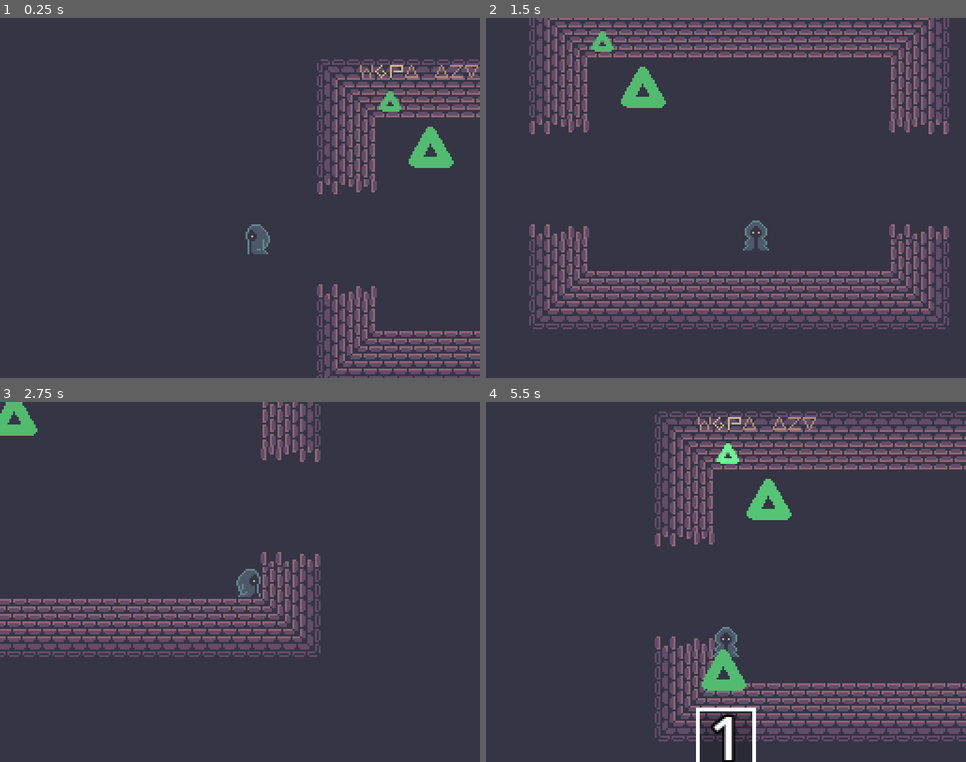
Above: before the commit, frames 1-4 (two rows, left to right).
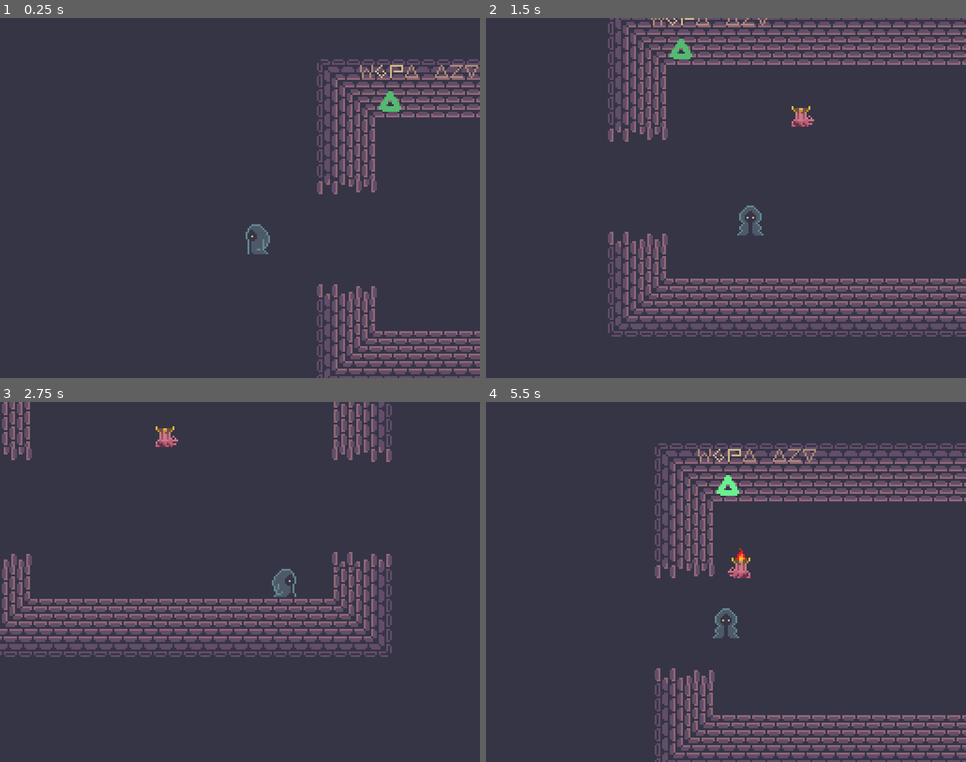
Above: after the commit, the same moments.

Repository: JoshuaKlot/gdg-game-jam-5
Game: Godot game, scene res://scene/game.tscn
Two runs of this game, one before a commit and one after it. Both use one fixed random seed, a clock stepped at 60 frames per second and the inputs below.
Inputs:
- Up to frame 1 (0.25 s): no input
- Up to frame 2 (1.5 s): tap Enter at 0.5 s; hold D (p_right) 0.53-1.28 s; hold 1 (cast_slot0) 0.53-1.28 s; tap E (p_collect) at 0.8, 1.35 s; hold S (p_down) from 1.28 s (still down)
- Up to frame 3 (2.75 s): tap 1 (cast_slot0) at 1.55 s; release S (p_down) at 2.03 s; hold D (p_right) from 2.03 s (still down); hold 1 (cast_slot0) from 2.03 s (still down); tap E (p_collect) at 2.3 s
- Up to frame 4 (5.5 s): release D (p_right) at 2.78 s; release 1 (cast_slot0) at 2.78 s; hold W (p_up) 2.78-3.53 s; tap Space (p_cast) at 2.85 s; tap 1 (cast_slot0) at 3.05, 4.35 s; hold E (p_collect) 3.53-4.28 s; hold A (p_left) 3.53-5.03 s; hold S (p_down) from 5.03 s (still down); hold E (p_collect) from 5.03 s (still down)

The runs differ from the first frame. In frame 1, 0.6% of the frame differs, in the area x 85-95%, y 30-42%; in frame 2, 21%; in frame 3, 11%; in frame 4, 21%, in the area x 35-100%, y 2-100%.

Commit message:
torchfrog!
better handling of fire spell

Diff:
--- a/globals.gd
+++ b/globals.gd
@@ -17,6 +17,7 @@
 var spell_scenes: Dictionary[int, PackedScene] = {
 	Spell.FIRE: preload("res://scene/fire_spell.tscn")
 }
+signal request_cast_spell(spell: int)
 
 func collect_sigil(s: int) -> bool:
 	if s in collected_sigils:
@@ -40,7 +41,7 @@
 
 
 enum Item {
-	TORCH,
+	TORCHFROG,
 }
 
 var inventory: Dictionary[int, bool] = {}
--- a/project.godot
+++ b/project.godot
@@ -29,6 +29,10 @@
 [global_group]
 
 Flammable=""
+PlayerSpawn=""
+SigilLayer=""
+Player=""
+Doorway=""
 
 [input]
 
--- a/scene/cast_spell.gd
+++ b/scene/cast_spell.gd
@@ -24,3 +24,8 @@
 	elif event.is_action_pressed("cast_cancel") and casting:
 		casting = false
 		visible = false
+
+	if event.is_action_pressed("cast_slot0") and casting:
+		_G.request_cast_spell.emit(0)
+		casting = false
+		visible = false
--- a/scene/fire_spell.gd
+++ b/scene/fire_spell.gd
@@ -2,25 +2,23 @@
 
 
 @export var thrown := false
-@export var lifetime: float = 0.65
-@export var max_scale: float = 2.2
+@export var lifetime: float = 0.4
+@export var max_scale: float = 5
 
 @onready var collision: CollisionShape2D = $CollisionShape2D
 @onready var sprite: Sprite2D = $Sprite2D
 
-var lifetime_inv: float
 var alive_for: float = 0
 
-func _ready() -> void:
-	lifetime_inv = 1 / lifetime
-
 func _physics_process(delta: float) -> void:
+	var ratio := alive_for / lifetime
 	if thrown:
 		pass
 	else:
-		scale = scale.move_toward(Vector2.ONE * max_scale, lifetime_inv * delta)
-		sprite.self_modulate.a = move_toward(sprite.self_modulate.a, 0, lifetime_inv * delta)
+		scale = Vector2.ONE * (max_scale * ratio)
+		sprite.self_modulate.a = 1 - ratio
 
 	alive_for += delta
 	if alive_for >= lifetime:
-		queue_free()
+		#queue_free()
+		pass
--- a/scene/fire_spell.tscn
+++ b/scene/fire_spell.tscn
@@ -8,18 +8,21 @@
 
 [sub_resource type="GradientTexture2D" id="GradientTexture2D_lofvj"]
 gradient = SubResource("Gradient_rvosn")
+width = 32
+height = 32
 fill = 1
 fill_from = Vector2(0.5, 0.5)
 fill_to = Vector2(1, 0.5)
 
 [sub_resource type="CircleShape2D" id="CircleShape2D_lofvj"]
-radius = 32.0
+radius = 8.0
 
 [node name="FireSpell" type="Area2D" groups=["Flaming", "Throwable"]]
 monitoring = false
 script = ExtResource("1_rvosn")
 
 [node name="Sprite2D" type="Sprite2D" parent="."]
+scale = Vector2(0.5, 0.5)
 texture = SubResource("GradientTexture2D_lofvj")
 
 [node name="CollisionShape2D" type="CollisionShape2D" parent="."]
--- a/scene/game.gd
+++ b/scene/game.gd
@@ -33,8 +33,14 @@
 	_G.room_changed.emit()
 	player.set_deferred("process_mode", PROCESS_MODE_INHERIT)
 
+func cast_spell(spell: int) -> void:
+	var new := _G.spell_scenes[spell].instantiate()
+	new.position = player.position
+	add_child(new)
+
 func _ready() -> void:
 	_G.request_room_change.connect(change_room)
+	_G.request_cast_spell.connect(cast_spell)
 
 	player = PLAYER.instantiate()
 	change_room(ENTRANCE)
--- a/scene/player.gd
+++ b/scene/player.gd
@@ -1,8 +1,8 @@
 extends CharacterBody2D
 
 
-const SPEED = 200.0
-const ACCEL = 2400.0
+const SPEED = 140.0
+const ACCEL = 1200.0
 const DECEL = 1000.0
 
 @onready var sprite: AnimatedSprite2D = $AnimatedSprite2D
--- a/scene/rooms/0_entrance.tscn
+++ b/scene/rooms/0_entrance.tscn
@@ -1,7 +1,7 @@
 [gd_scene load_steps=8 format=4 uid="uid://bjqm1moabwhbh"]
 
 [ext_resource type="TileSet" uid="uid://itlf3q1ll4dv" path="res://asset/world_tileset.tres" id="1_4lubp"]
-[ext_resource type="PackedScene" uid="uid://beppvlffivbr4" path="res://scene/torch.tscn" id="2_5a6l5"]
+[ext_resource type="PackedScene" uid="uid://beppvlffivbr4" path="res://scene/torchfrog.tscn" id="2_5a6l5"]
 [ext_resource type="TileSet" uid="uid://bfjqoml6h4qi" path="res://asset/sigil_tilset.tres" id="2_gqe2v"]
 [ext_resource type="PackedScene" uid="uid://dhwyvdf5x2yfu" path="res://scene/doorway.tscn" id="3_gqe2v"]
 [ext_resource type="Script" uid="uid://nbwr5pxdm2jf" path="res://Label_fontmaker.gd" id="3_t4bf8"]
@@ -33,9 +33,6 @@
 tile_map_data = PackedByteArray("AAAMAAUAAAACAAIAAAAMAAQAAAACAAIAAAANAAMAAAACAAIAAAANAAIAAAACAAIAAAANAAEAAAACAAIAAAAOAA …(752 unchanged characters)…
 tile_set = ExtResource("1_4lubp")
 
-[node name="Torch" parent="." instance=ExtResource("2_5a6l5")]
-position = Vector2(126, 32)
-
 [node name="Spawn" type="Node2D" parent="." groups=["PlayerSpawn"]]
 position = Vector2(32, 80)
 
@@ -46,3 +43,6 @@
 [node name="DoorwayExitTorchPuzzle" parent="." instance=ExtResource("4_5a6l5")]
 position = Vector2(256, 80)
 spawn_from = 1
+
+[node name="TorchFrog" parent="." instance=ExtResource("2_5a6l5")]
+position = Vector2(168, 40)
--- a/scene/torch.gd
+++ /dev/null
@@ -1,45 +0,0 @@
-extends AnimatedSprite2D
-
-@onready var area: Area2D = $Area2D
-
-var on_fire := false
-var player: Node2D = null
-var item_glow := 0.0
-
-func _area_entered(a: Area2D) -> void:
-	if a.is_in_group("Flaming"):
-		enflame()
-
-func _body_entered(b: Node2D) -> void:
-	if b.is_in_group("Player"):
-		player = b
-
-func _body_exited(b: Node2D) -> void:
-	if b == player:
-		player = null
-
-func _ready() -> void:
-	area.area_entered.connect(_area_entered)
-	area.body_entered.connect(_body_entered)
-	area.body_exited.connect(_body_exited)
-
-func _unhandled_input(event: InputEvent) -> void:
-	if player == null:
-		return
-
-	if event.is_action_pressed("p_collect"):
-		pass
-
-func _process(delta: float) -> void:
-	if player:
-		item_glow = lerpf(item_glow, 1, delta * 3)
-	else:
-		item_glow = lerpf(item_glow, 0, delta * 2)
-
-	self_modulate = Color.WHITE.lerp(Color(2, 2, 2, 1), item_glow)
-
-func enflame() -> void:
-	if not on_fire:
-		# TODO: ignitiion sfx, play a looping sfx after?
-		on_fire = true
-		animation = "lit"
--- a/scene/torch.tscn
+++ /dev/null
@@ -1,46 +0,0 @@
-[gd_scene load_steps=8 format=3 uid="uid://beppvlffivbr4"]
-
-[ext_resource type="Texture2D" uid="uid://c1vnxeinu0v3u" path="res://asset/environment.png" id="1_icg1l"]
-[ext_resource type="Script" uid="uid://cq81ghyyvy0nf" path="res://scene/torch.gd" id="1_lf4n2"]
-[ext_resource type="Texture2D" uid="uid://du815u4w13fvj" path="res://asset/sigils.png" id="2_36k3j"]
-
-[sub_resource type="AtlasTexture" id="AtlasTexture_36k3j"]
-atlas = ExtResource("1_icg1l")
-region = Rect2(0, 0, 32, 32)
-
-[sub_resource type="AtlasTexture" id="AtlasTexture_icg1l"]
-atlas = ExtResource("2_36k3j")
-region = Rect2(0, 0, 32, 32)
-
-[sub_resource type="SpriteFrames" id="SpriteFrames_gg0gu"]
-animations = [{
-"frames": [{
-"duration": 1.0,
-"texture": SubResource("AtlasTexture_36k3j")
-}],
-"loop": true,
-"name": &"lit",
-"speed": 5.0
-}, {
-"frames": [{
-"duration": 1.0,
-"texture": SubResource("AtlasTexture_icg1l")
-}],
-"loop": true,
-"name": &"unlit",
-"speed": 5.0
-}]
-
-[sub_resource type="RectangleShape2D" id="RectangleShape2D_icg1l"]
-size = Vector2(32, 32)
-
-[node name="Torch" type="AnimatedSprite2D"]
-sprite_frames = SubResource("SpriteFrames_gg0gu")
-animation = &"unlit"
-script = ExtResource("1_lf4n2")
-
-[node name="Area2D" type="Area2D" parent="." groups=["Flammable"]]
-monitorable = false
-
-[node name="CollisionShape2D" type="CollisionShape2D" parent="Area2D"]
-shape = SubResource("RectangleShape2D_icg1l")
--- /dev/null
+++ b/scene/torchfrog.gd
@@ -0,0 +1,69 @@
+extends Sprite2D
+
+
+const LEASH_DIST_SQ := 42.0 ** 2
+
+@onready var area: Area2D = $Area2D
+
+var on_fire := false
+var player: Node2D = null
+var item_glow := 0.0
+var jump_tween: Tween = null
+
+func _area_entered(a: Area2D) -> void:
+	if a.is_in_group("Flaming"):
+		enflame()
+
+func room_changed() -> void:
+	if !player:
+		return
+
+	if jump_tween:
+		jump_tween.stop()
+
+	#top_level = false
+	#position = Vector2.ZERO
+	position = player.position + Vector2(randf() * 8, randf() * 8)
+
+func _ready() -> void:
+	if _G.inventory.has(_G.Item.TORCHFROG):
+		queue_free()
+		return
+
+	area.area_entered.connect(_area_entered)
+	_G.room_changed.connect(room_changed)
+
+func _process(delta: float) -> void:
+	# Sorry, not sorry
+	if !player:
+		player = get_tree().get_first_node_in_group("Player")
+		return
+
+	if !on_fire:
+		if area.overlaps_body(player):
+			item_glow = lerpf(item_glow, 1, delta * 3)
+		else:
+			item_glow = lerpf(item_glow, 0, delta * 2)
+
+		self_modulate = Color.WHITE.lerp(Color(2, 2, 2, 1), item_glow)
+	else:
+		var diff := player.position - position
+		var dist_sq := diff.length_squared()
+
+		flip_h = diff.x < 0
+
+		if dist_sq > LEASH_DIST_SQ && (!jump_tween || !jump_tween.is_running()):
+			jump_tween = create_tween().set_trans(Tween.TRANS_BOUNCE).set_ease(Tween.EASE_IN_OUT)
+			jump_tween.tween_property(self, "position", position + diff.normalized() * 36, 0.3)
+			jump_tween.play()
+
+
+func enflame() -> void:
+	if not on_fire:
+		# TODO: ignitiion sfx, play a looping sfx after?
+		on_fire = true
+		_G.inventory.set(_G.Item.TORCHFROG, true)
+		self_modulate = Color.WHITE
+		(texture as AtlasTexture).region.position = Vector2(16, 0)
+		top_level = true # Don't inherit player position
+		call_deferred("reparent", player)
--- /dev/null
+++ b/scene/torchfrog.tscn
@@ -0,0 +1,21 @@
+[gd_scene load_steps=5 format=3 uid="uid://beppvlffivbr4"]
+
+[ext_resource type="Texture2D" uid="uid://c3wqu1sjpi1yp" path="res://asset/torchfrog.png" id="1_6wjlc"]
+[ext_resource type="Script" uid="uid://cq81ghyyvy0nf" path="res://scene/torchfrog.gd" id="1_lf4n2"]
+
+[sub_resource type="AtlasTexture" id="AtlasTexture_6wjlc"]
+atlas = ExtResource("1_6wjlc")
+region = Rect2(0, 0, 16, 16)
+
+[sub_resource type="RectangleShape2D" id="RectangleShape2D_icg1l"]
+size = Vector2(16, 16)
+
+[node name="TorchFrog" type="Sprite2D"]
+texture = SubResource("AtlasTexture_6wjlc")
+script = ExtResource("1_lf4n2")
+
+[node name="Area2D" type="Area2D" parent="." groups=["Flammable"]]
+monitorable = false
+
+[node name="CollisionShape2D" type="CollisionShape2D" parent="Area2D"]
+shape = SubResource("RectangleShape2D_icg1l")
Binary file added: asset/torch.png
Not shown, added: asset/torch.png.import
Binary file added: asset/torchfrog.png
Not shown, added: asset/torchfrog.png.import
Renamed: scene/torch.gd.uid -> scene/torchfrog.gd.uid
